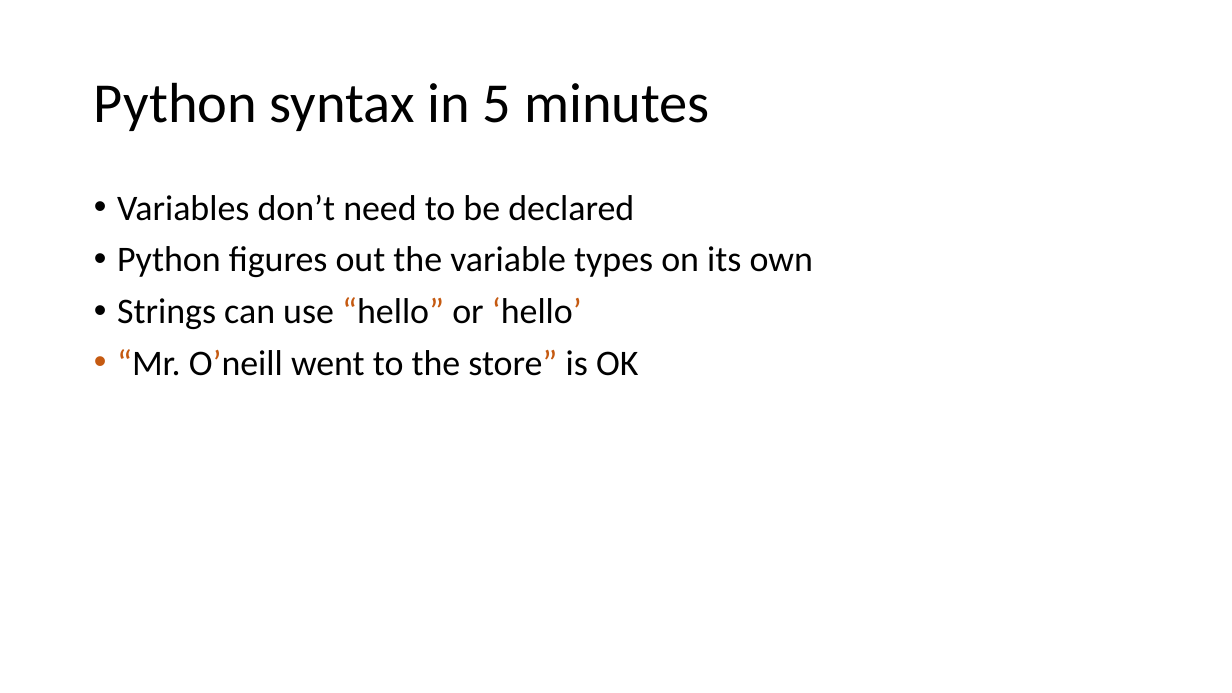
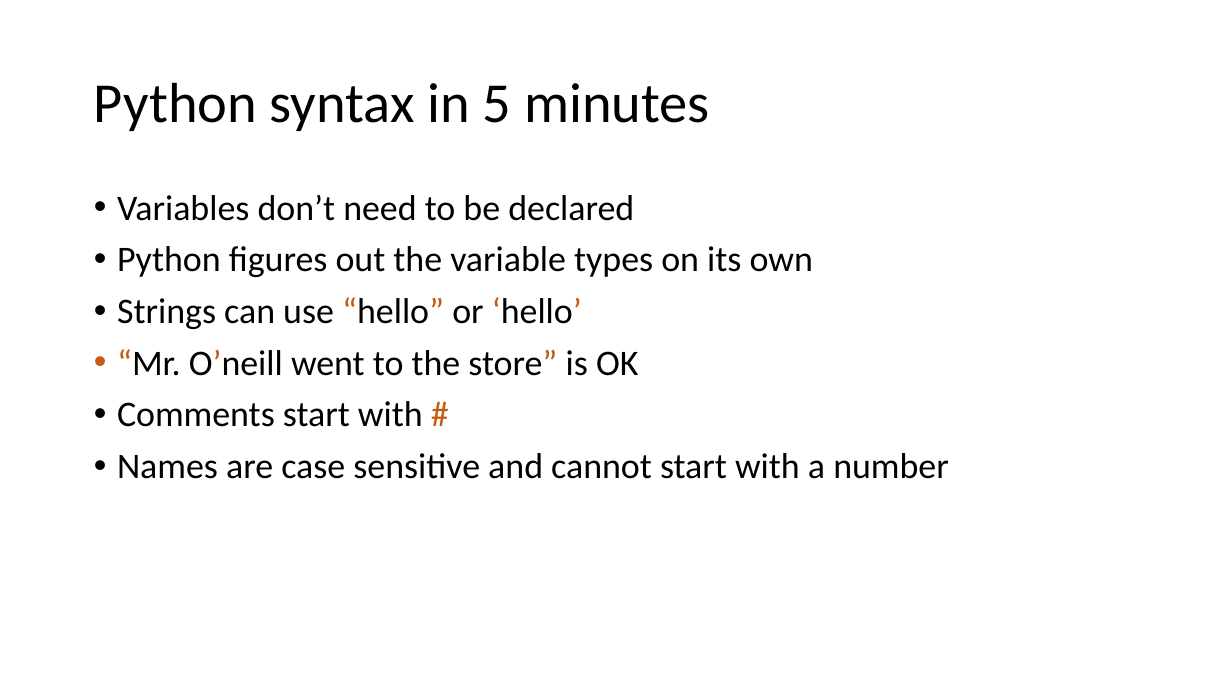
Before and after one commit to LimnoTech/Python-Data-Analysis-Course, a slide deck: slide 10 of Day1/IntroToPython/IntroToPython.pptx. Drawn at 1232x693 pixels with LibreOffice and Linux fonts; fonts in the diff are those of the drawing. Boxes give left, top, right and bottom in pixels: in the first picture for what was removed or moved away, otherwise in the second. Text is boxed around its words. In the diff, an @@ line names an element or a change of style, - is before the commit and + after.

Commit message:
update

```diff
--- a/Day1/IntroToPython/IntroToPython.pptx
+++ b/Day1/IntroToPython/IntroToPython.pptx
@@ text at box(117, 401, 949, 479): paragraphs added @@
+• Comments start with #
+• Names are case sensitive and cannot start with a number
```
Also in this commit, not shown: 1 slide added, 1 slide removed.
